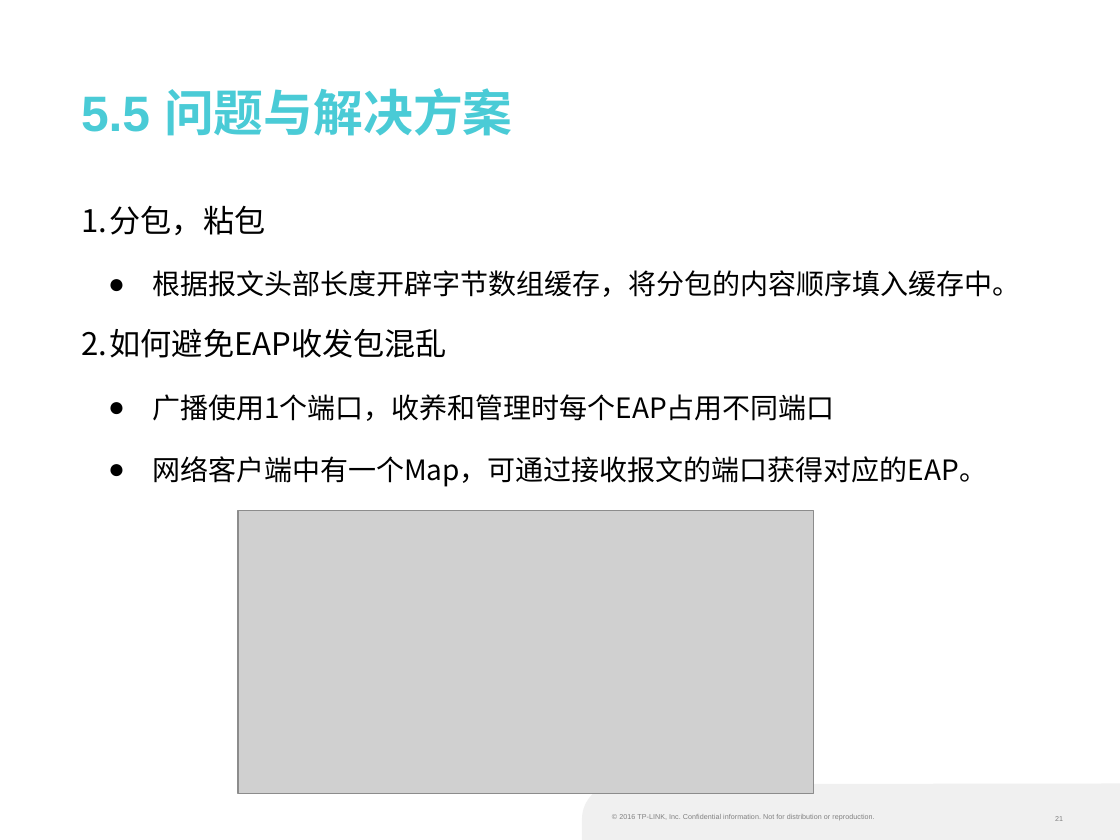
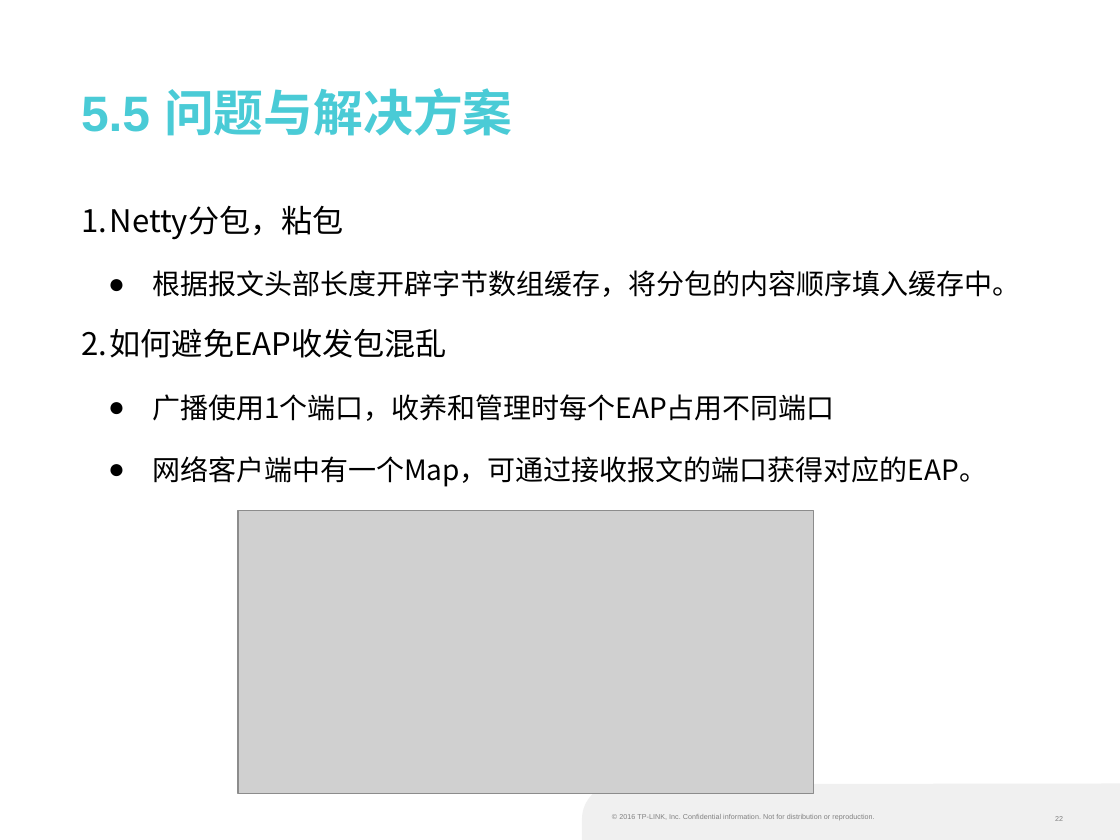
Before and after one commit to liufangri/eapsimulator, a slide deck: slide 22 of docs/W10582孙晓宇.pptx (slide 21 before the commit). Drawn at 1120x840 pixels with LibreOffice and Linux fonts; fonts in the diff are those of the drawing; grey boxes stand for pictures; background and template pictures are left out. Boxes give left, top, right and bottom in pixels: in the first picture for what was removed or moved away, otherwise in the second. Text is boxed around its words. In the diff, an @@ line names an element or a change of style, - is before the commit and + after.

```diff
--- a/docs/W10582孙晓宇.pptx
+++ b/docs/W10582孙晓宇.pptx
@@ text at <box>82,206,344,240</box>: text changed @@
-1. 分包，粘包
+1. Netty分包，粘包
```
Also in this commit, not shown: 6 other slides changed, 2 slides added.
